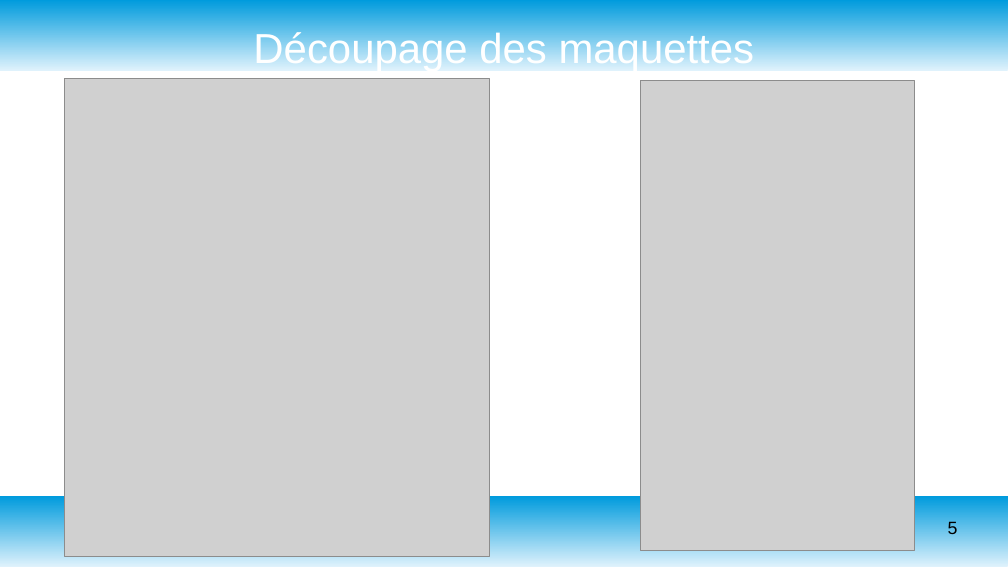
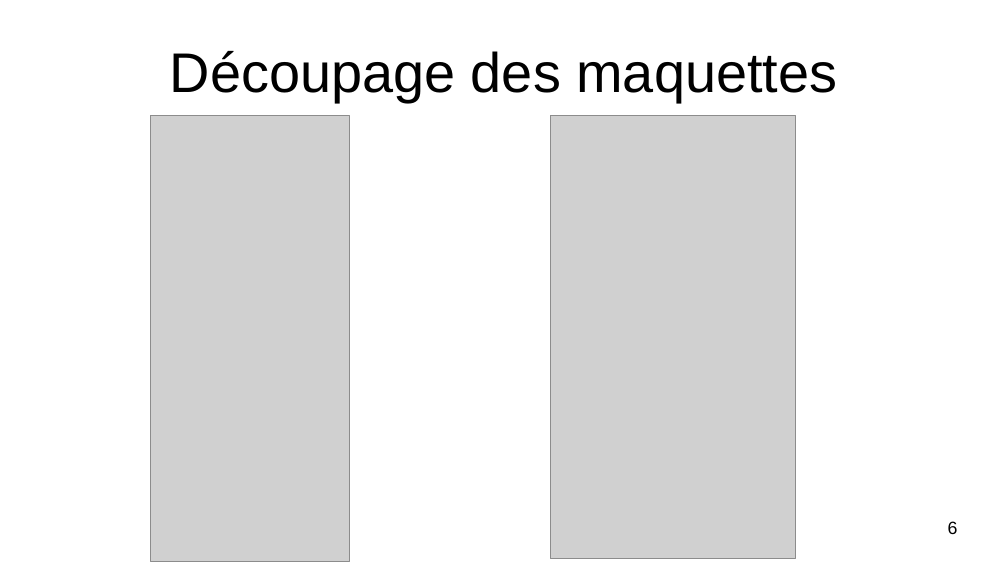
Before and after one commit to Quentin1232/quentinlecomte_3_07022022, a slide deck: slide 6 of Soutenance projet 3.odp (slide 5 before the commit). Drawn at 1008x567 pixels with LibreOffice and Linux fonts; fonts in the diff are those of the drawing; grey boxes stand for pictures. Boxes give left, top, right and bottom in pixels: in the first picture for what was removed or moved away, otherwise in the second. Text is boxed around its words. In the diff, an @@ line names an element or a change of style, - is before the commit and + after.

```diff
--- a/Soutenance projet 3.odp
+++ b/Soutenance projet 3.odp
@@ rectangle removed at bbox=[0, 0, 1008, 70] @@
@@ title "Découpage des maquettes" at bbox=[170, 51, 837, 102]: size 33 to 44 pt, text colour #FFFFFF to #000000 @@
@@ picture: place and size @@
-picture at bbox=[65, 79, 490, 557]
+picture at bbox=[151, 115, 349, 562]
@@ picture: place and size @@
-picture at bbox=[641, 80, 915, 551]
+picture at bbox=[551, 115, 796, 559]
@@ rectangle removed at bbox=[0, 497, 1008, 567] @@
@@ page number at bbox=[948, 521, 958, 534]: text changed @@
-5
+6
```
Also in this commit, not shown: 4 other slides changed, 7 slides added, 6 slides removed, 22 other files.
